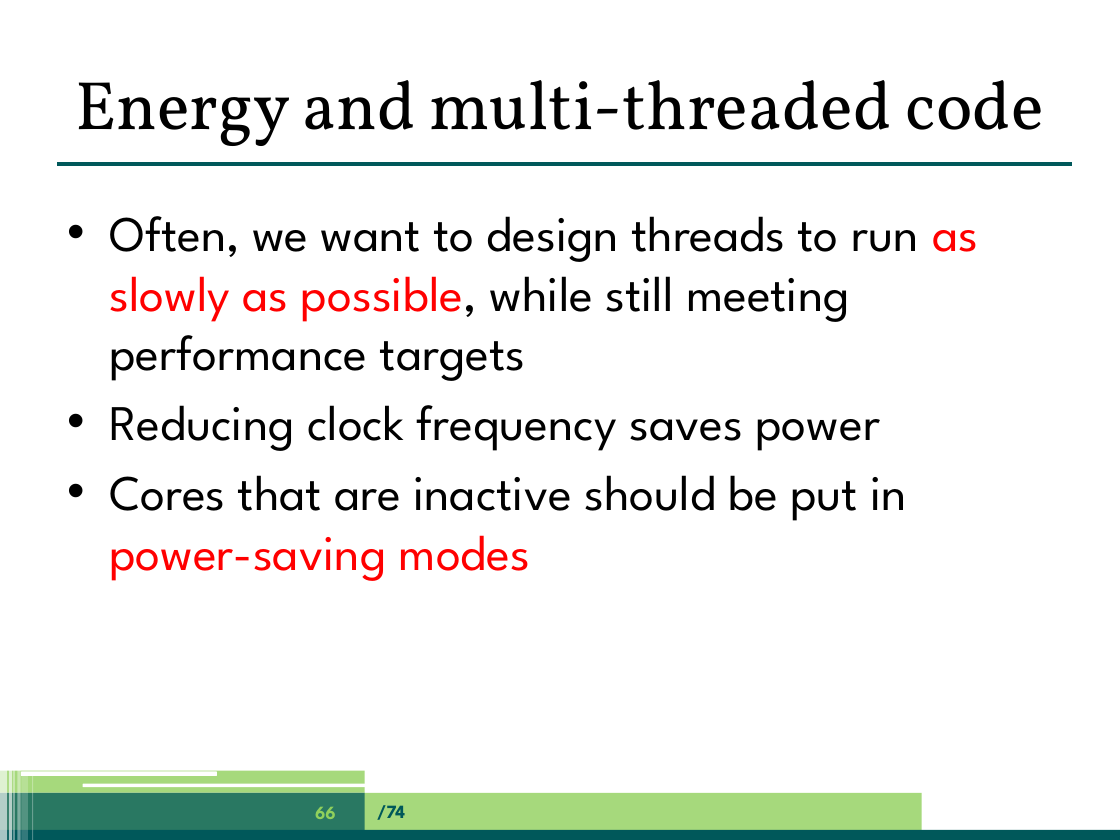
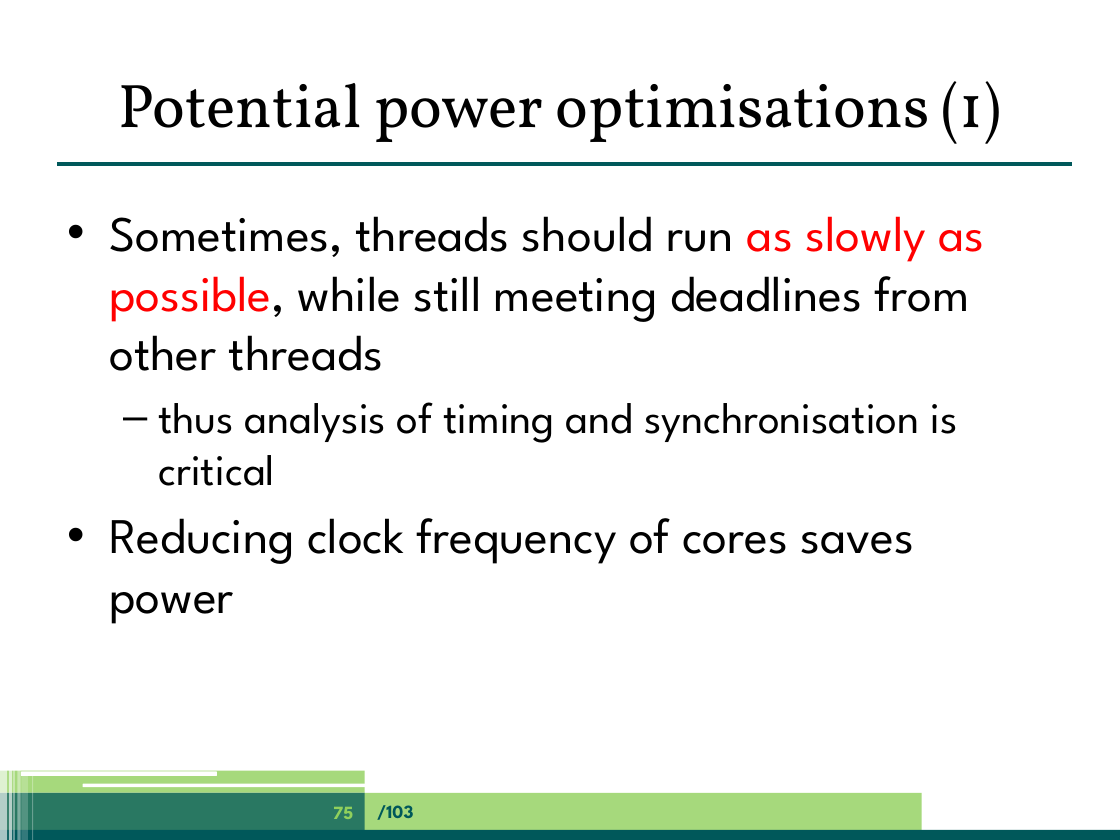
Before and after one commit to jpgallagher/ict-e-summerschool-aalborg, a slide deck: slide 75 of summerschool-aalborg-jpg.pptx (slide 66 before the commit). Drawn at 1120x840 pixels with LibreOffice and Linux fonts; fonts in the diff are those of the drawing. Boxes give left, top, right and bottom in pixels: in the first picture for what was removed or moved away, otherwise in the second. Text is boxed around its words. In the diff, an @@ line names an element or a change of style, - is before the commit and + after.

```diff
--- a/summerschool-aalborg-jpg.pptx
+++ b/summerschool-aalborg-jpg.pptx
@@ title at (118, 81, 1002, 144): text changed; size 44 to 39.6 pt @@
-Energy and multi-threaded code
+Potential power optimisations (1)
@@ text at (109, 216, 985, 624): text changed @@
-• Often, we want to design threads to run as slowly as possible, while still meeting performance targets
-• Reducing clock frequency saves power
-• Cores that are inactive should be put in power-saving modes
+• Sometimes, threads should run as slowly as possible, while still meeting deadlines from other threads
+  – thus analysis of timing and synchronisation is critical
+• Reducing clock frequency of cores saves power
@@ page number at (333, 807, 353, 819): text changed @@
-66
+75
@@ text at (377, 805, 413, 820): text changed @@
-/74
+/103
```
Also in this commit, not shown: 62 other slides changed, 39 slides added, 14 slides removed.
